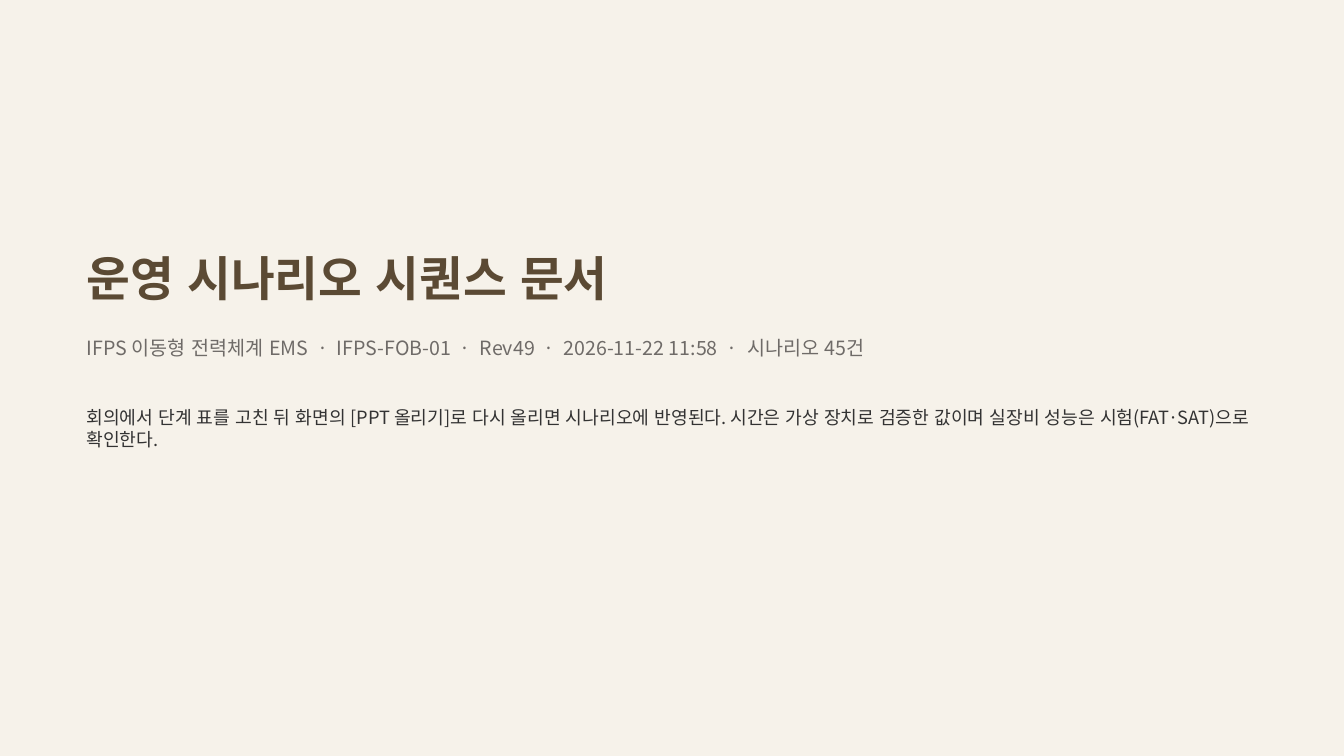
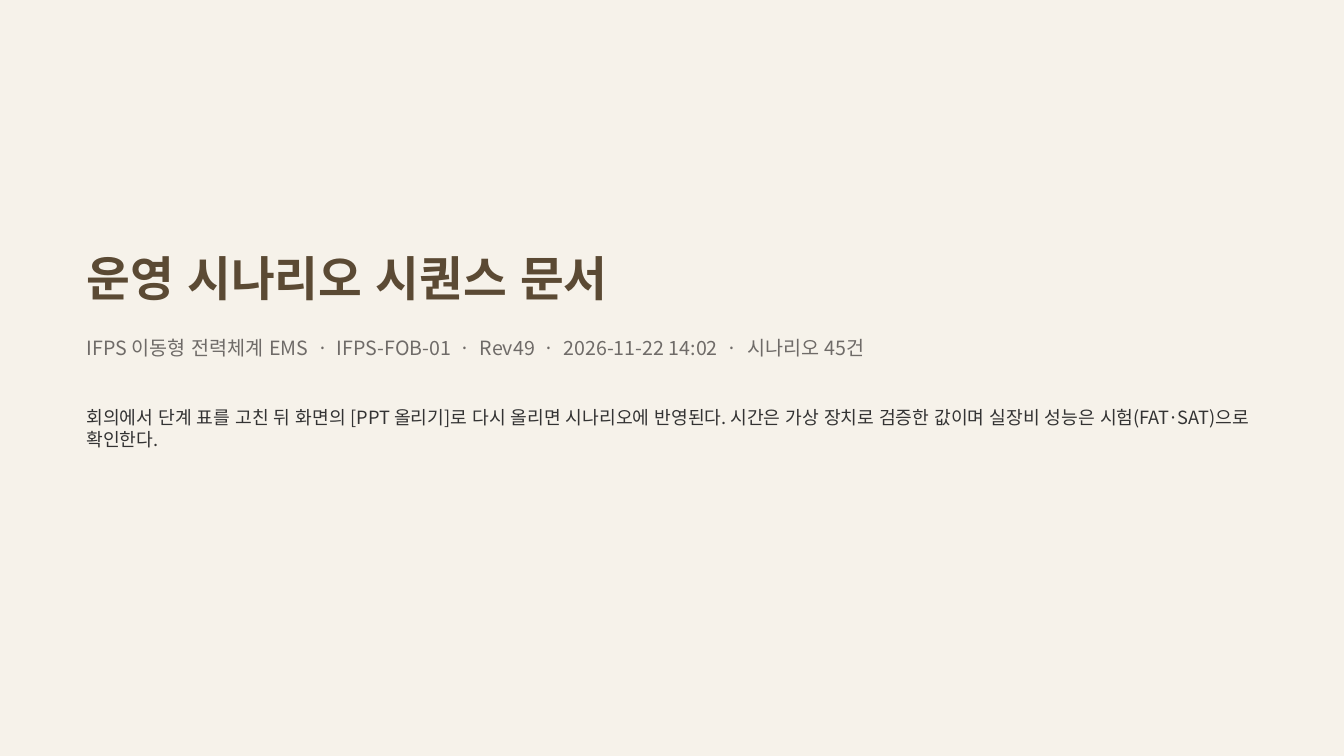
Before and after one commit to byunjd112-hue/headroom, a slide deck: slide 1 of mobile_ems/docs/out/IFPS_EMS_운영시나리오_시퀀스문서_Rev49.pptx. Drawn at 1344x756 pixels with LibreOffice and Linux fonts; fonts in the diff are those of the drawing. Boxes give left, top, right and bottom in pixels: in the first picture for what was removed or moved away, otherwise in the second. Text is boxed around its words. In the diff, an @@ line names an element or a change of style, - is before the commit and + after.

```diff
--- a/mobile_ems/docs/out/IFPS_EMS_운영시나리오_시퀀스문서_Rev49.pptx
+++ b/mobile_ems/docs/out/IFPS_EMS_운영시나리오_시퀀스문서_Rev49.pptx
@@ text at bbox=[87, 338, 865, 357]: text changed @@
-IFPS 이동형 전력체계 EMS · IFPS-FOB-01 · Rev49 · 2026-11-22 11:58 · 시나리오 45건
+IFPS 이동형 전력체계 EMS · IFPS-FOB-01 · Rev49 · 2026-11-22 14:02 · 시나리오 45건
```
Also in this commit, not shown: 22 other files.
